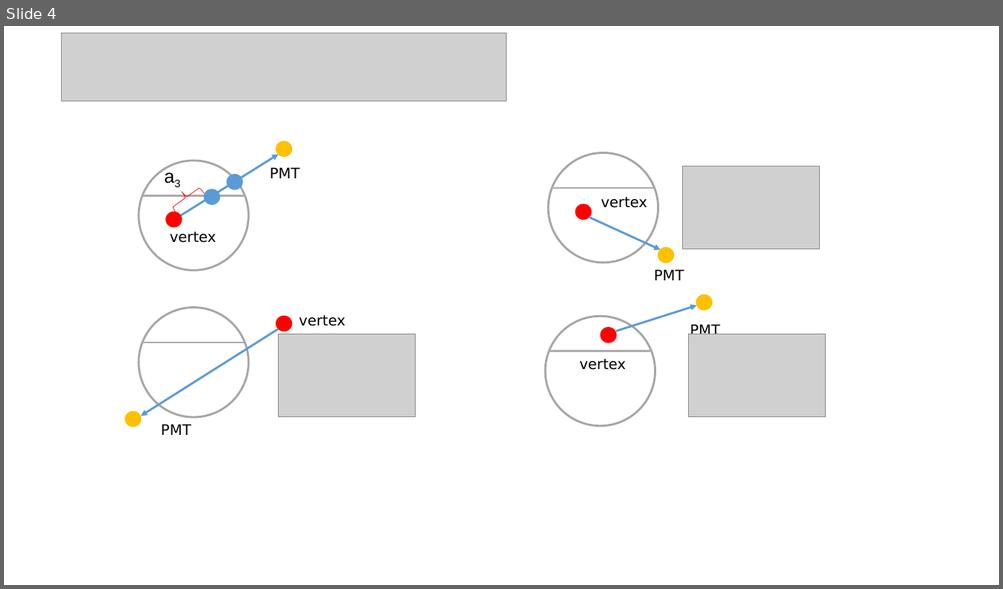
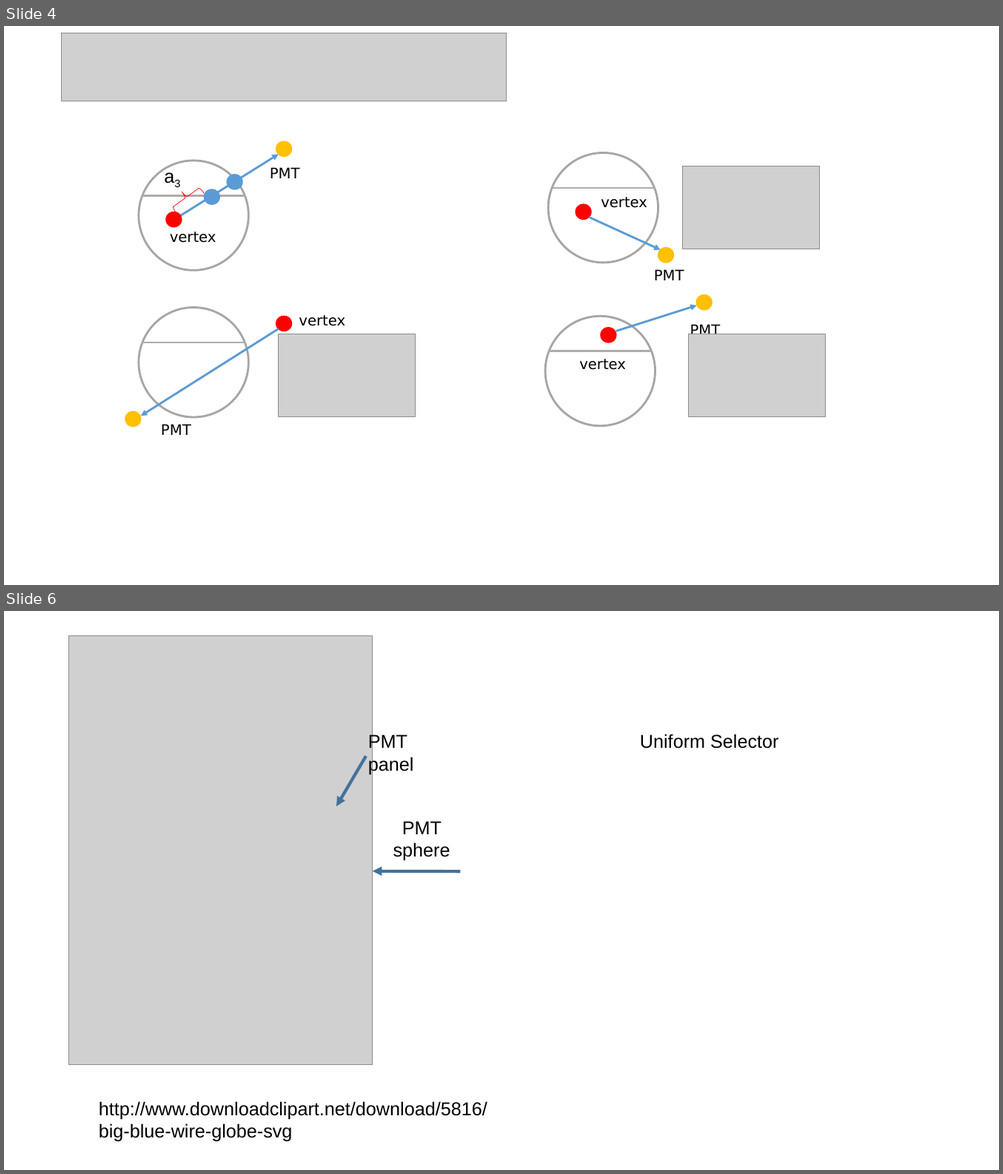
Before and after one commit to jhualberta/thesis, a slide deck: thesisPlots.pptx. Shown one above the other, each under a label of ours: slide 4 before the commit, slides 4 and 6 after it; the slides between them are not shown. The pictures are 1003x589 and 1003x1174 pixels, drawn with LibreOffice and Linux fonts; fonts in the diff are those of the drawing; grey boxes stand for pictures. Boxes give left, top, right and bottom in pixels: in the first picture for what was removed or moved away, otherwise in the second. Text is boxed around its words. In the diff, an @@ line names an element or a change of style, - is before the commit and + after.

```diff
--- a/thesisPlots.pptx
+++ b/thesisPlots.pptx
@@ slide 6 added at (4, 611, 999, 1170), background #FFFFFF @@
@@ picture added at (69, 635, 373, 1065) @@
@@ text added at (368, 733, 414, 775), 18 pt, text #000000 @@
+PMT
+panel
@@ text added at (640, 734, 778, 749), 18 pt, text #000000 @@
+Uniform Selector
@@ arrow added from (366, 757) to (336, 806), #43739E 3 pt @@
@@ text added at (393, 821, 450, 861), 18 pt, text #000000 @@
+PMT sphere
@@ arrow added from (460, 871) to (373, 871), #43739E 3 pt @@
@@ text added at (99, 1102, 487, 1142), 18 pt, text #000000 @@
+http://www.downloadclipart.net/download/5816/big-blue-wire-globe-svg
```
Also in this commit, not shown: 1 slide changed, 1 other slide added, 15 other files.
